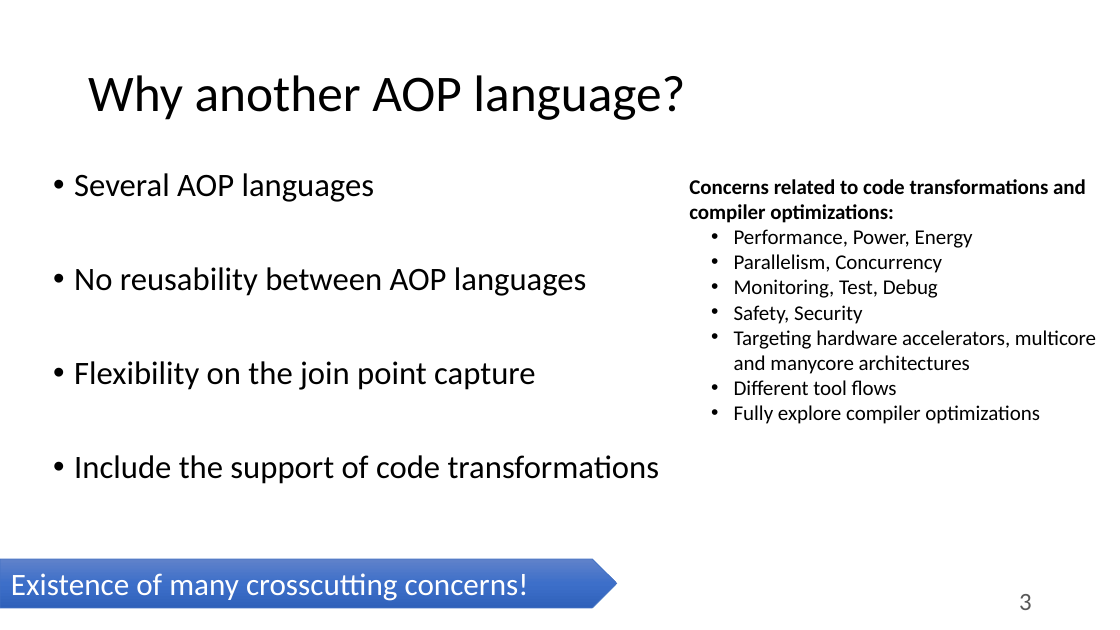
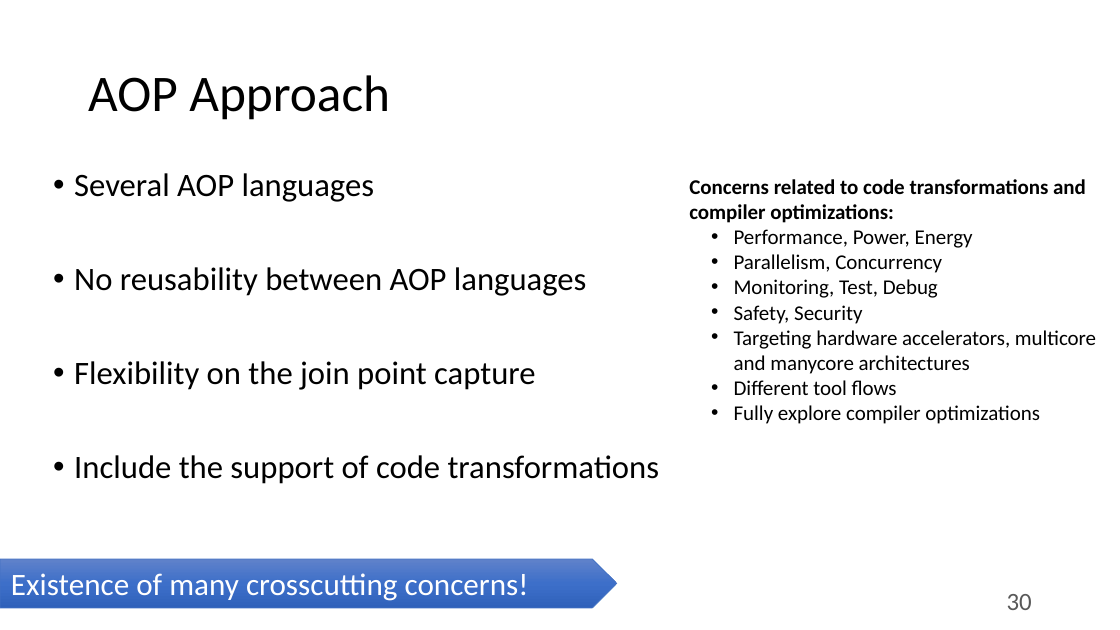
Before and after one commit to specs-feup/specs-lara, a slide deck: slide 30 of Tutorial-2018-INDIN/Clava-Tutorial.pptx (slide 3 before the commit). Drawn at 1120x630 pixels with LibreOffice and Linux fonts; fonts in the diff are those of the drawing. Boxes give left, top, right and bottom in pixels: in the first picture for what was removed or moved away, otherwise in the second. Text is boxed around its words. In the diff, an @@ line names an element or a change of style, - is before the commit and + after.

```diff
--- a/Tutorial-2018-INDIN/Clava-Tutorial.pptx
+++ b/Tutorial-2018-INDIN/Clava-Tutorial.pptx
@@ title at box(88, 75, 390, 120): text changed @@
-Why another AOP language?
+AOP Approach
@@ page number at box(1007, 594, 1032, 610): text changed @@
-3
+30
```
Also in this commit, not shown: 8 other slides changed, 10 slides added, 2 slides removed, 5 other files.
